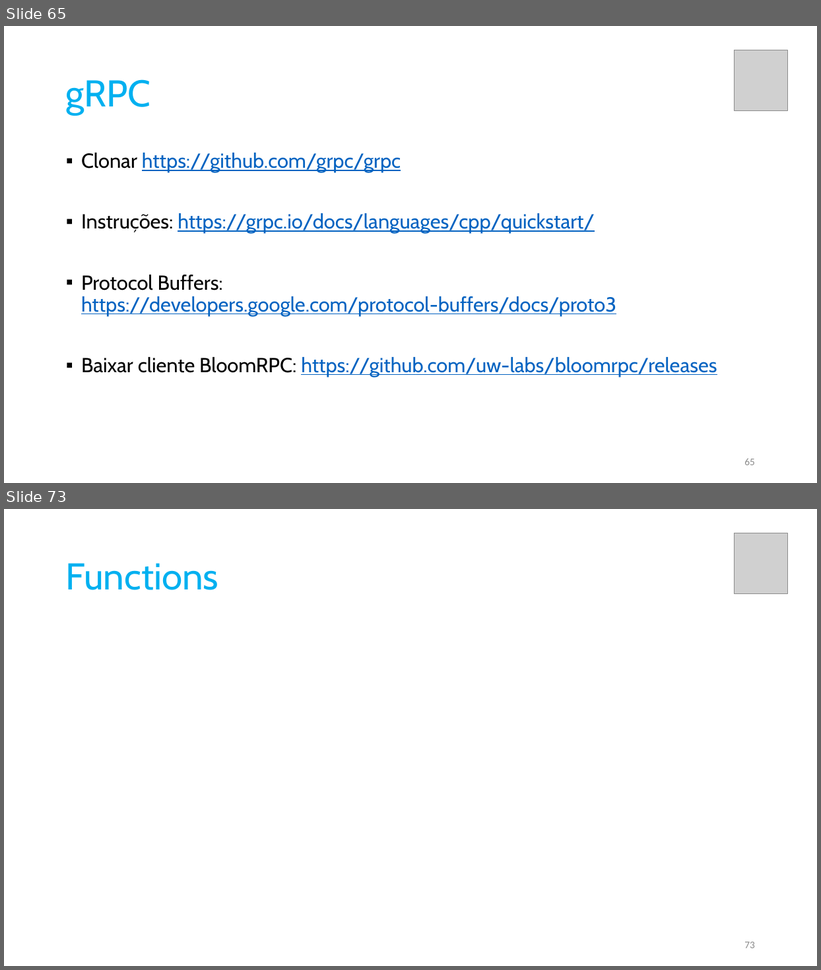
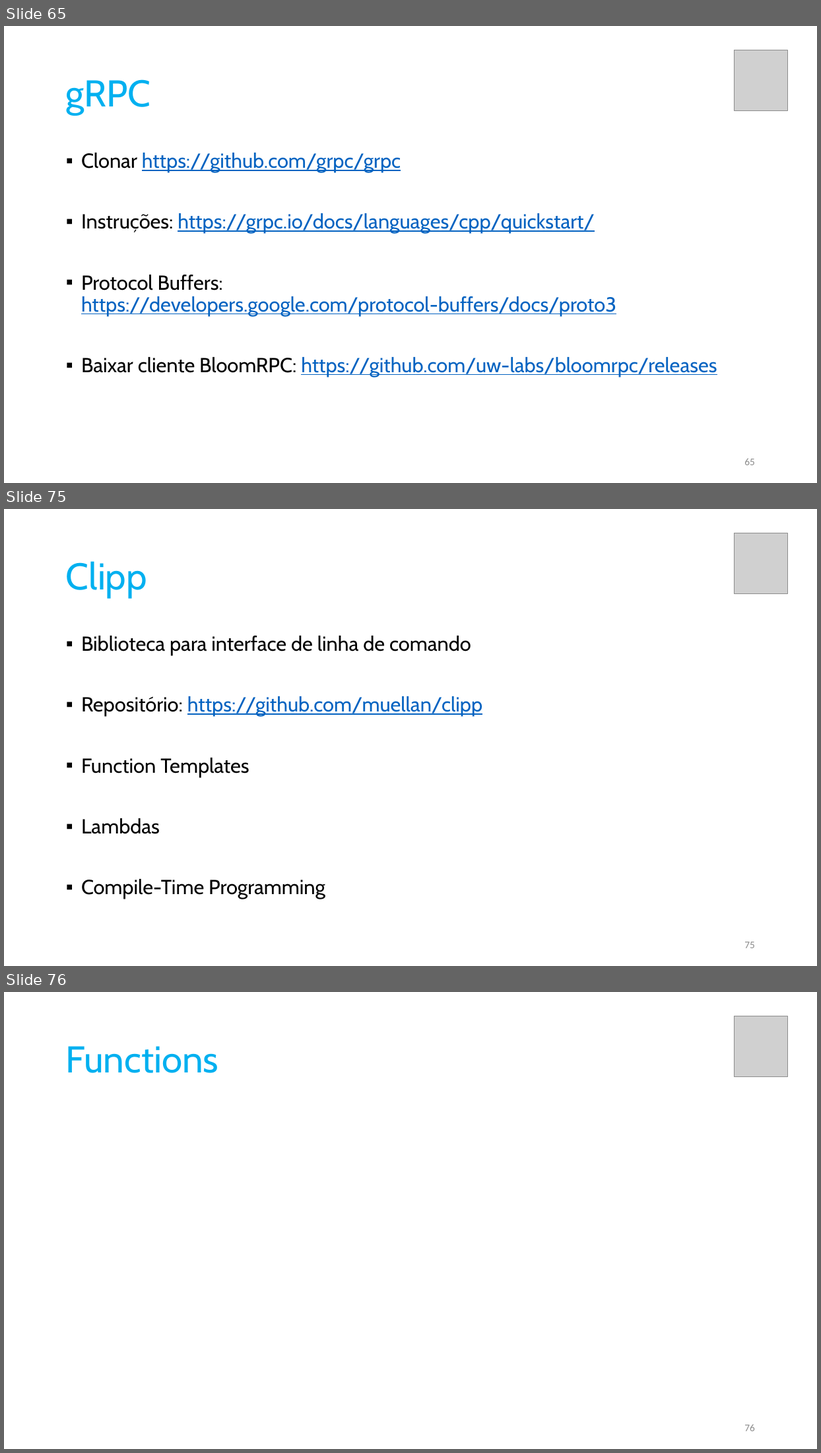
Before and after one commit to pfaco/ees_cpp, a slide deck: slides/C++.pptx. Shown one above the other, each under a label of ours: slides 65 and 73 before the commit, slides 65, 75 and 76 after it; the slides between them are not shown. The pictures are 821x970 and 821x1453 pixels, drawn with LibreOffice and Linux fonts; fonts in the diff are those of the drawing; grey boxes stand for pictures. Boxes give left, top, right and bottom in pixels: in the first picture for what was removed or moved away, otherwise in the second. Text is boxed around its words. In the diff, an @@ line names an element or a change of style, - is before the commit and + after.

```diff
--- a/slides/C++.pptx
+++ b/slides/C++.pptx
@@ slide 75 added at (4, 509, 817, 966), background #FFFFFF @@
@@ picture added at (735, 533, 789, 593) @@
@@ title added at (66, 561, 147, 598), 44 pt, text #00B0F0 @@
+Clipp
@@ text added at (81, 636, 482, 899), 24 pt, text #000000 @@
+▪ Biblioteca para interface de linha de comando
+▪ Repositório: https://github.com/muellan/clipp
+▪ Function Templates
+▪ Lambdas
+▪ Compile-Time Programming
@@ page number added at (745, 942, 755, 949), 12 pt, text #8C8C8C @@
+75
@@ what was slide 73 is now slide 76 @@
@@ page number at (745, 1424, 755, 1432): text changed @@
-73
+76
```
Also in this commit, not shown: 5 slides changed, 13 other slides added, 6 slides removed, 9 other files.
